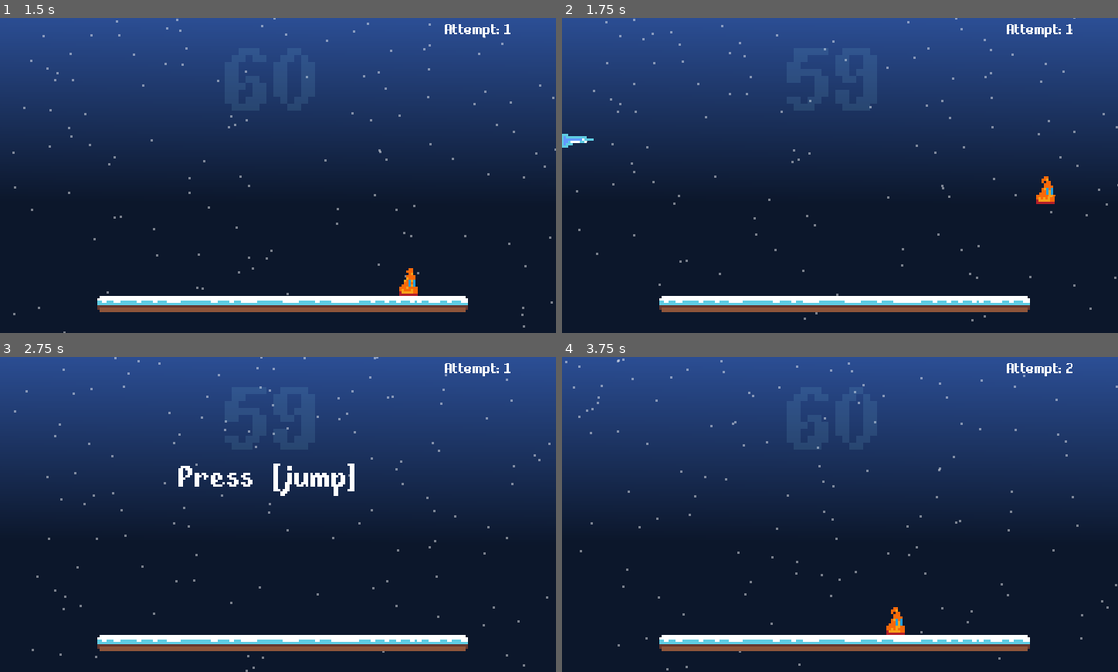
Above: before the commit, frames 1-4 (two rows, left to right).
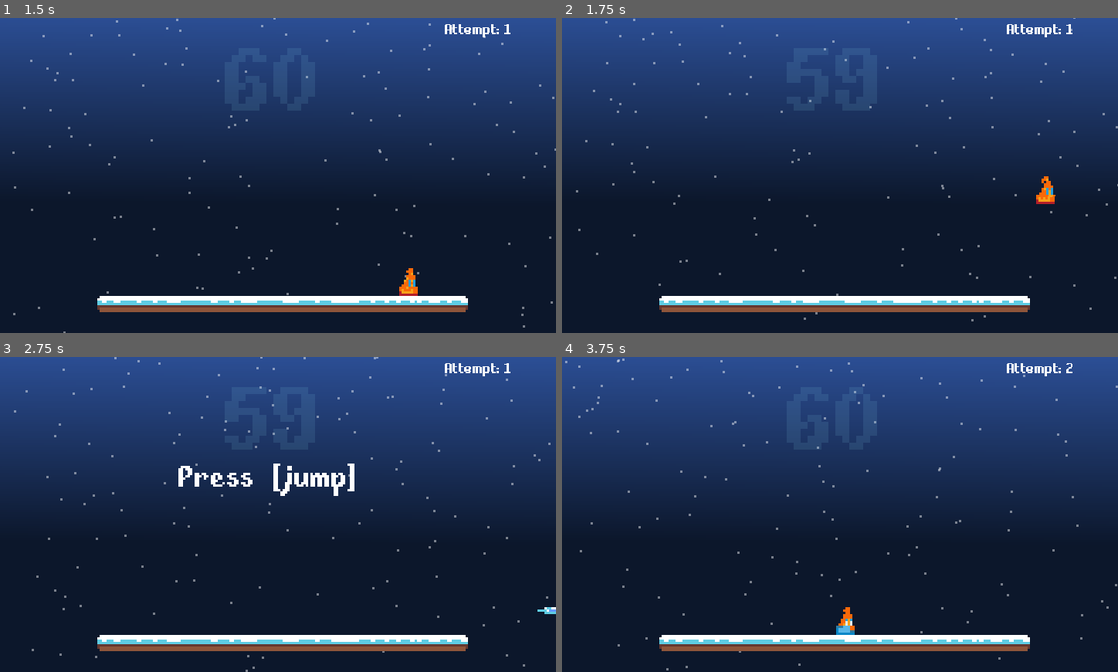
Above: after the commit, the same moments.

Repository: sugarvoid/winter-break-jam
Game: Godot game, scene res://game/menu/title_menu.tscn
The game is run twice, just before and just after one commit, with the same random seed, the same clock (stepped at 60 frames per second) and the same inputs. Sound files missing from this copy of the repository are replaced by a short silence.
Inputs:
- Up to frame 1 (1.5 s): tap Enter (ui_accept) at 0.5 s; hold D (move_right) from 0.53 s (still down); tap W (jump) at 0.77 s
- Up to frame 2 (1.75 s): keep holding D (move_right); tap W (jump) at 1.52 s
- Up to frame 3 (2.75 s): release D (move_right) at 2.03 s; hold A (move_left) from 2.03 s (still down)
- Up to frame 4 (3.75 s): release A (move_left) at 2.78 s; hold D (move_right) from 2.78 s (still down); tap W (jump) at 3.02 s

Frame 1 is identical in both runs. In frame 2, 0.1% of the frame differs, in the area x 0-6%, y 36-42%; in frame 3, less than 0.1%; in frame 4, 0.4%, in the area x 49-62%, y 79-89%.

Commit message:
Adjust sickle placements

Diff:
--- a/game/danger_object/wave/sickle_wave_final.tscn
+++ b/game/danger_object/wave/sickle_wave_final.tscn
@@ -10,110 +10,88 @@
 
 [node name="IceSickle" parent="Hazards" index="0" instance=ExtResource( 2 )]
 position = Vector2( 95, -69 )
-speed = 100
 rotation_d = 90
 
 [node name="IceSickle3" parent="Hazards" index="1" instance=ExtResource( 2 )]
 position = Vector2( 148, -70 )
-speed = 100
 rotation_d = 90
 
 [node name="IceSickle13" parent="Hazards" index="2" instance=ExtResource( 2 )]
 position = Vector2( 85, -192 )
-speed = 100
 rotation_d = 90
 
 [node name="IceSickle14" parent="Hazards" index="3" instance=ExtResource( 2 )]
 position = Vector2( 137, -192 )
-speed = 100
 rotation_d = 90
 
 [node name="IceSickle15" parent="Hazards" index="4" instance=ExtResource( 2 )]
 position = Vector2( 109, -322 )
-speed = 100
 rotation_d = 90
 
 [node name="IceSickle16" parent="Hazards" index="5" instance=ExtResource( 2 )]
 position = Vector2( 162, -323 )
-speed = 100
 rotation_d = 90
 
 [node name="IceSickle17" parent="Hazards" index="6" instance=ExtResource( 2 )]
 position = Vector2( 67, -430 )
-speed = 100
 rotation_d = 90
 
 [node name="IceSickle18" parent="Hazards" index="7" instance=ExtResource( 2 )]
 position = Vector2( 120, -431 )
-speed = 100
 rotation_d = 90
 
 [node name="IceSickle4" parent="Hazards" index="8" instance=ExtResource( 2 )]
-position = Vector2( 38, -35 )
-speed = 85
+position = Vector2( 43, -35 )
 rotation_d = 90
 
 [node name="IceSickle5" parent="Hazards" index="9" instance=ExtResource( 2 )]
 position = Vector2( 225, -39 )
-speed = 85
 rotation_d = 90
 
 [node name="IceSickle7" parent="Hazards" index="10" instance=ExtResource( 2 )]
-position = Vector2( 34, -90 )
-speed = 85
+position = Vector2( 43, -90 )
 rotation_d = 90
 
 [node name="IceSickle8" parent="Hazards" index="11" instance=ExtResource( 2 )]
 position = Vector2( 221, -94 )
-speed = 85
 rotation_d = 90
 
 [node name="IceSickle9" parent="Hazards" index="12" instance=ExtResource( 2 )]
-position = Vector2( 33, -139 )
-speed = 85
+position = Vector2( 42, -139 )
 rotation_d = 90
 
 [node name="IceSickle10" parent="Hazards" index="13" instance=ExtResource( 2 )]
 position = Vector2( 220, -143 )
-speed = 85
 rotation_d = 90
 
 [node name="IceSickle11" parent="Hazards" index="14" instance=ExtResource( 2 )]
-position = Vector2( 30, -196 )
-speed = 85
+position = Vector2( 39, -196 )
 rotation_d = 90
 
 [node name="IceSickle12" parent="Hazards" index="15" instance=ExtResource( 2 )]
 position = Vector2( 217, -200 )
-speed = 85
 rotation_d = 90
 
 [node name="IceSickle21" parent="Hazards" index="16" instance=ExtResource( 2 )]
-position = Vector2( 30, -253 )
-speed = 85
+position = Vector2( 39, -253 )
 rotation_d = 90
 
 [node name="IceSickle22" parent="Hazards" index="17" instance=ExtResource( 2 )]
 position = Vector2( 217, -257 )
-speed = 85
 rotation_d = 90
 
 [node name="IceSickle23" parent="Hazards" index="18" instance=ExtResource( 2 )]
-position = Vector2( 27, -310 )
-speed = 85
+position = Vector2( 36, -310 )
 rotation_d = 90
 
 [node name="IceSickle28" parent="Hazards" index="19" instance=ExtResource( 2 )]
 position = Vector2( 214, -314 )
-speed = 85
 rotation_d = 90
 
 [node name="IceSickle29" parent="Hazards" index="20" instance=ExtResource( 2 )]
-position = Vector2( 26, -364 )
-speed = 85
+position = Vector2( 35, -364 )
 rotation_d = 90
 
 [node name="IceSickle30" parent="Hazards" index="21" instance=ExtResource( 2 )]
 position = Vector2( 213, -368 )
-speed = 85
 rotation_d = 90
--- a/game/danger_object/wave/sickle_wave_right_bottom.tscn
+++ b/game/danger_object/wave/sickle_wave_right_bottom.tscn
@@ -7,45 +7,36 @@
 
 [node name="IceSickle" parent="Hazards" index="0" instance=ExtResource( 1 )]
 position = Vector2( 258, 73 )
-speed = 40
 rotation_d = 180
 
 [node name="IceSickle2" parent="Hazards" index="1" instance=ExtResource( 1 )]
 position = Vector2( 342, 73 )
-speed = 40
 rotation_d = 180
 
 [node name="IceSickle3" parent="Hazards" index="2" instance=ExtResource( 1 )]
 position = Vector2( 377, 73 )
-speed = 40
 rotation_d = 180
 
 [node name="IceSickle4" parent="Hazards" index="3" instance=ExtResource( 1 )]
 position = Vector2( 258, 99 )
-speed = 40
 rotation_d = 180
 
 [node name="IceSickle7" parent="Hazards" index="4" instance=ExtResource( 1 )]
 position = Vector2( 342, 97 )
-speed = 40
 rotation_d = 180
 
 [node name="IceSickle5" parent="Hazards" index="5" instance=ExtResource( 1 )]
 position = Vector2( 431, 75 )
-speed = 40
 rotation_d = 180
 
 [node name="IceSickle8" parent="Hazards" index="6" instance=ExtResource( 1 )]
 position = Vector2( 466, 75 )
-speed = 40
 rotation_d = 180
 
 [node name="IceSickle9" parent="Hazards" index="7" instance=ExtResource( 1 )]
 position = Vector2( 431, 99 )
-speed = 40
 rotation_d = 180
 
 [node name="IceSickle6" parent="Hazards" index="8" instance=ExtResource( 1 )]
 position = Vector2( 288, 72 )
-speed = 40
 rotation_d = 180
--- a/game/danger_object/wave/sickle_wave_top_left.tscn
+++ b/game/danger_object/wave/sickle_wave_top_left.tscn
@@ -6,17 +6,17 @@
 [node name="SWTopLeft" instance=ExtResource( 1 )]
 
 [node name="IceSickle" parent="Hazards" index="0" instance=ExtResource( 2 )]
-position = Vector2( 13, -17 )
+position = Vector2( 46, -17 )
 rotation_d = 90
 
 [node name="IceSickle2" parent="Hazards" index="1" instance=ExtResource( 2 )]
-position = Vector2( 38, -46 )
+position = Vector2( 71, -46 )
 rotation_d = 90
 
 [node name="IceSickle3" parent="Hazards" index="2" instance=ExtResource( 2 )]
-position = Vector2( 91, -46 )
+position = Vector2( 108, -46 )
 rotation_d = 90
 
 [node name="IceSickle4" parent="Hazards" index="3" instance=ExtResource( 2 )]
-position = Vector2( 115, -19 )
+position = Vector2( 132, -17 )
 rotation_d = 90
--- a/game/danger_object/wave/sickle_wave_top_right.tscn
+++ b/game/danger_object/wave/sickle_wave_top_right.tscn
@@ -6,17 +6,17 @@
 [node name="SWTopRight" instance=ExtResource( 1 )]
 
 [node name="IceSickle" parent="Hazards" index="0" instance=ExtResource( 2 )]
-position = Vector2( 121, -78 )
+position = Vector2( 104, -79 )
 rotation_d = 90
 
 [node name="IceSickle2" parent="Hazards" index="1" instance=ExtResource( 2 )]
-position = Vector2( 138, -20 )
+position = Vector2( 121, -21 )
 rotation_d = 90
 
 [node name="IceSickle3" parent="Hazards" index="2" instance=ExtResource( 2 )]
-position = Vector2( 201, -21 )
+position = Vector2( 184, -21 )
 rotation_d = 90
 
 [node name="IceSickle4" parent="Hazards" index="3" instance=ExtResource( 2 )]
-position = Vector2( 223, -79 )
+position = Vector2( 206, -79 )
 rotation_d = 90
--- a/game/manager/hazard_manager/hazard_manager.gd
+++ b/game/manager/hazard_manager/hazard_manager.gd
@@ -7,8 +7,8 @@
 onready var single_sickle_left_timer: Timer = get_node("SickleLeft")
 onready var single_sickle_right_timer: Timer = get_node("SickleRight")
 
-onready var bottom_left: Position2D = get_node("L4")
-onready var bottom_right: Position2D = get_node("R4")
+onready var bottom_left: Position2D = get_node("LeftLow")
+onready var bottom_right: Position2D = get_node("RightLow")
 
 const p_IceSickle: PackedScene = preload("res://game/danger_object/ice_sickle/ice_sickle.tscn")
 
@@ -26,8 +26,8 @@
 const p_SWFinal: PackedScene = preload("res://game/danger_object/wave/sickle_wave_final.tscn")
 
 #TODO: Make const
-var left_timer_time: int = 1
-var right_timer_time: float = 4.0
+var left_timer_time: int = 3.0
+var right_timer_time: float = 2.0
 
 func _ready():
 	single_sickle_left_timer.connect("timeout", self, "_on_left_timeout")
@@ -59,11 +59,12 @@
 	self.hazard_container.call_deferred("add_child", new_wave)
 
 func _on_left_timeout() -> void:
-	_spawn_ice_sickle($L2.global_position, DangerObject.MOVING_DIRECTION.RIGHT, 150)
+	_spawn_ice_sickle($LeftJump.global_position, DangerObject.MOVING_DIRECTION.RIGHT, 150)
+	_spawn_ice_sickle($LeftLow.global_position, DangerObject.MOVING_DIRECTION.RIGHT, 150)
 	## _spawn_ice_sickle(bottom_left.global_position, DangerObject.MOVING_DIRECTION.RIGHT, 150)
 
 func _on_right_timeout() -> void:
-	_spawn_ice_sickle($R4.global_position, DangerObject.MOVING_DIRECTION.LEFT, 140)
+	_spawn_ice_sickle($RightLow.global_position, DangerObject.MOVING_DIRECTION.LEFT, 140)
 	## _spawn_ice_sickle(bottom_right.global_position, DangerObject.MOVING_DIRECTION.LEFT, 70)
 
 func spawn_hazard(sec: int) -> void:
--- a/game/player/death_marker.tscn
+++ b/game/player/death_marker.tscn
@@ -3,5 +3,6 @@
 [ext_resource path="res://game/player/TEMP_DEATH_SPOT.png" type="Texture" id=1]
 
 [node name="DeathMarker" type="Sprite"]
+modulate = Color( 1, 1, 1, 0.6 )
 scale = Vector2( 0.2, 0.2 )
 texture = ExtResource( 1 )
